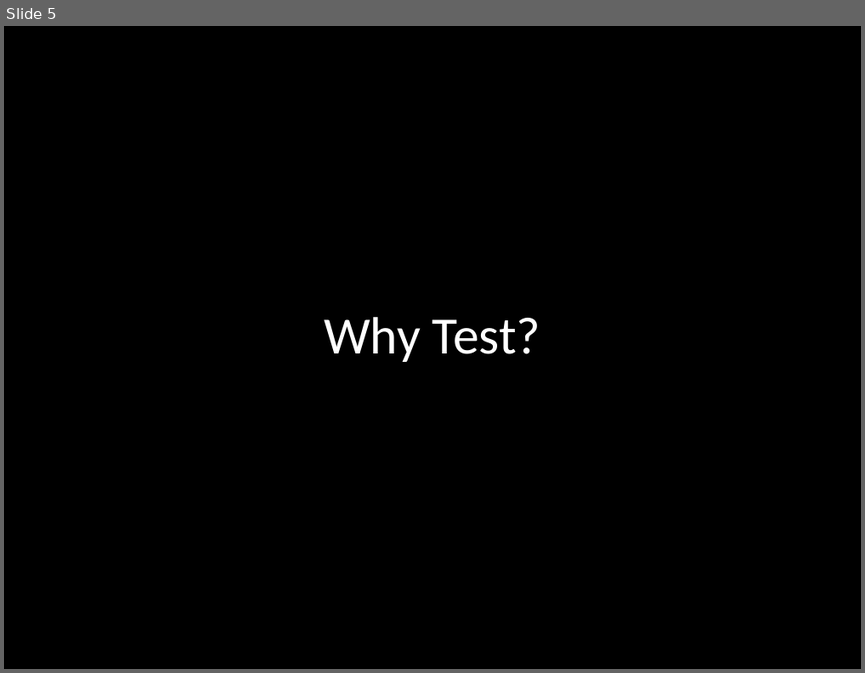
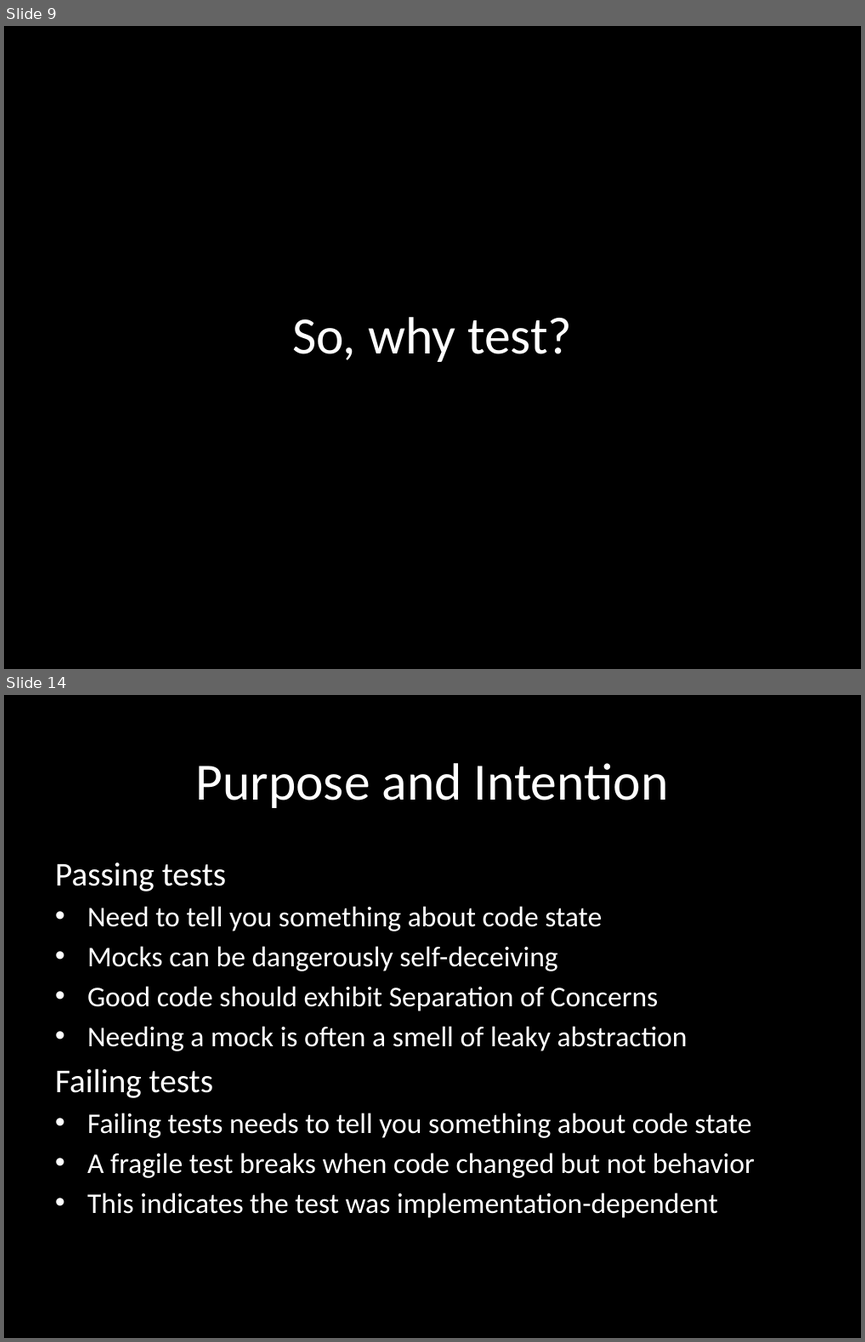
Before and after one commit to eliasjames/training-sqa, a slide deck: slides/TDD Day 1.pptx. Shown one above the other, each under a label of ours: slide 5 before the commit, slides 9 and 14 after it; the slides between them are not shown. The pictures are 865x673 and 865x1342 pixels, drawn with LibreOffice and Linux fonts; fonts in the diff are those of the drawing. Boxes give left, top, right and bottom in pixels: in the first picture for what was removed or moved away, otherwise in the second. Text is boxed around its words. In the diff, an @@ line names an element or a change of style, - is before the commit and + after.

```diff
--- a/slides/TDD Day 1.pptx
+++ b/slides/TDD Day 1.pptx
@@ slide 14 added at bbox=[4, 695, 861, 1338], background #000000 @@
@@ title added at bbox=[196, 763, 669, 808], 44 pt, text #FFFFFF @@
+Purpose and Intention
@@ subtitle added at bbox=[55, 862, 755, 1218], 24 pt, text #FFFFFF @@
+Passing tests
+• Need to tell you something about code state
+• Mocks can be dangerously self-deceiving
+• Good code should exhibit Separation of Concerns
+• Needing a mock is often a smell of leaky abstraction
+Failing tests
+• Failing tests needs to tell you something about code state
+• A fragile test breaks when code changed but not behavior
+• This indicates the test was implementation-dependent
@@ what was slide 5 is now slide 9 @@
@@ slide 9 changed as well @@
@@ title at bbox=[292, 317, 572, 362]: text changed @@
-Why Test?
+So, why test?
```
Also in this commit, not shown: 6 other slides changed, 20 other slides added, 17 slides removed.
